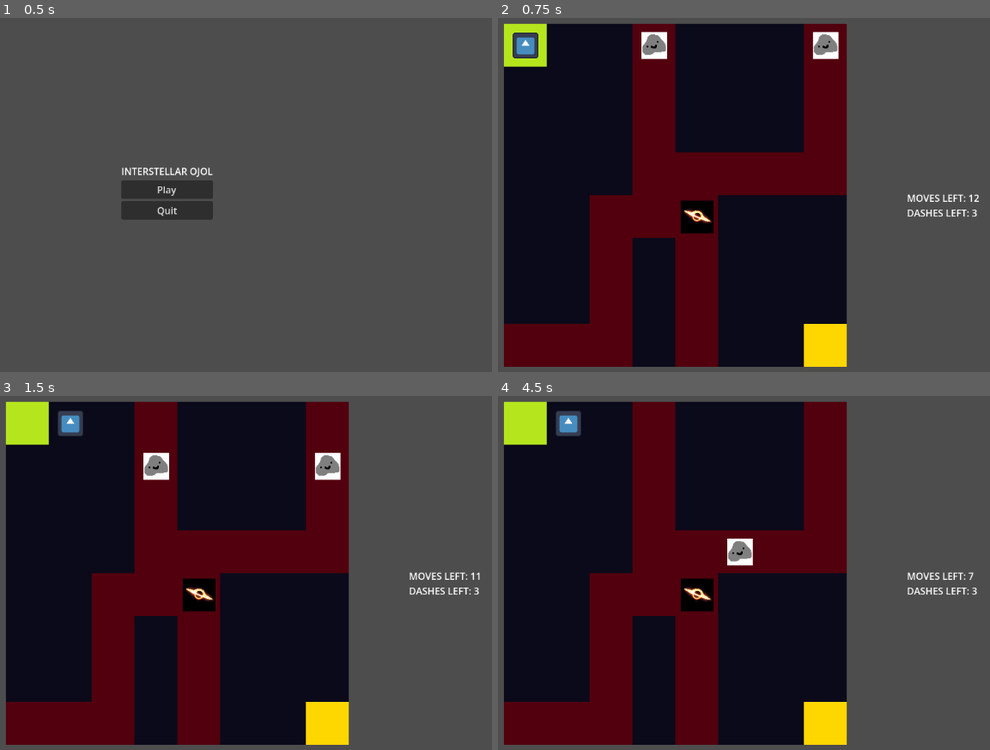
Above: before the commit, frames 1-4 (two rows, left to right).
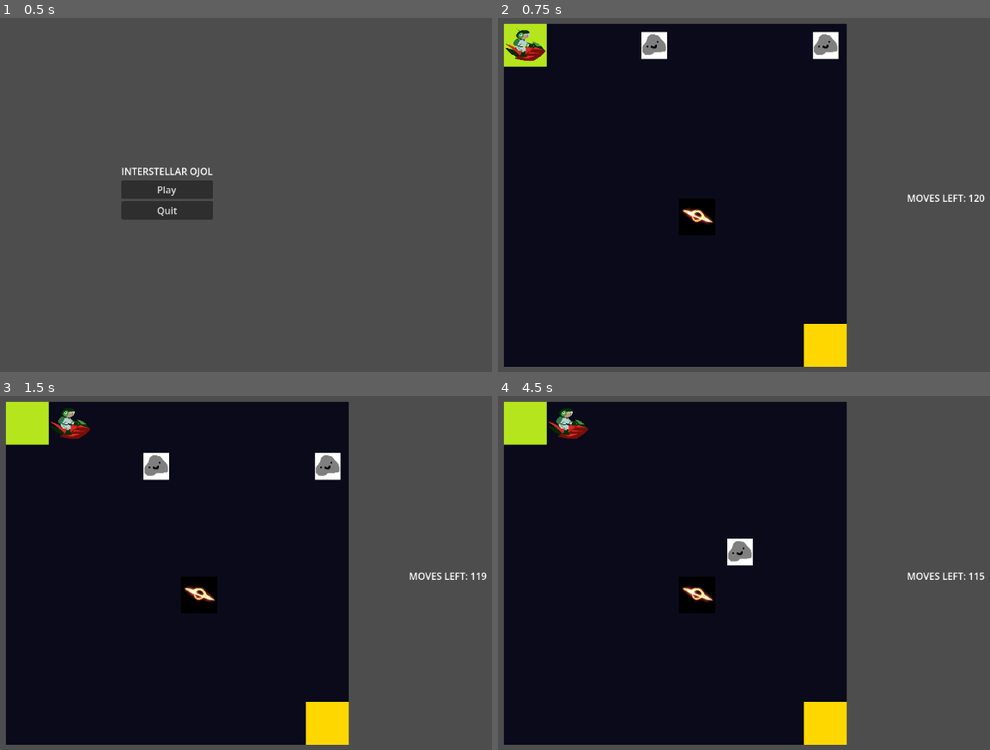
Above: after the commit, the same moments.

Repository: XilefEel/gameseed-2026
Game: Godot game, scene res://scenes/MainMenu.tscn
The game is run twice, just before and just after one commit, with the same random seed, the same clock (stepped at 60 frames per second) and the same inputs. The engine's default icon, where the game draws it, is replaced by a stand-in: a white triangle on a blue panel in a dark square.
Inputs:
- Up to frame 1 (0.5 s): no input
- Up to frame 2 (0.75 s): click "Play" at 0.5 s
- Up to frame 3 (1.5 s): tap Enter at 1.25 s; hold Right (ui_right) from 1.28 s (still down); hold E from 1.28 s (still down)
- Up to frame 4 (4.5 s): tap Shift at 1.55, 2.1, 3.05, 3.6 s; tap Space at 2, 3.5 s; release Right (ui_right) at 2.03 s; release E at 2.03 s; hold Down (ui_down) 2.03-2.78 s; tap E at 2.3, 3.8 s; tap Enter at 2.75, 4.25 s; hold Right (ui_right) 2.78-3.53 s; hold E 2.78-3.53 s; hold Up (ui_up) 3.53-4.28 s; hold Left (ui_left) from 4.28 s (still down); hold E from 4.28 s (still down)

Frame 1 is identical in both runs. In frame 2, 23% of the frame differs, in the area x 1-99%, y 1-99%; in frame 3, 23%; in frame 4, 23%.

Commit message:
added ojol sprite and updated player asteroid collision logic

Diff:
--- a/scenes/Game.tscn
+++ b/scenes/Game.tscn
@@ -4,7 +4,7 @@
 [ext_resource type="Texture2D" uid="uid://bhbpvkci3r5c2" path="res://assets/tileset-asset.png" id="2_aug50"]
 [ext_resource type="Script" uid="uid://bpjt5smbnexgg" path="res://scripts/menu/grid.gd" id="3_kiw3p"]
 [ext_resource type="Script" uid="uid://b6m0tarejb6be" path="res://scripts/player/player.gd" id="4_400sg"]
-[ext_resource type="Texture2D" uid="uid://ba65xjnhk3g8e" path="res://assets/icon.svg" id="5_g4kob"]
+[ext_resource type="Texture2D" uid="uid://wyx8olo8tifw" path="res://assets/ojol.png" id="5_3xj3m"]
 [ext_resource type="Script" uid="uid://cah2dtdv5libh" path="res://scripts/hazards/asteroid.gd" id="6_aug50"]
 [ext_resource type="Script" uid="uid://b4ohq4qldkrjm" path="res://scripts/player/player_hazards.gd" id="6_qy1jj"]
 [ext_resource type="Script" uid="uid://baqb4knnr630g" path="res://scripts/player/player_movement.gd" id="7_3xj3m"]
@@ -39,9 +39,9 @@
 script = ExtResource("4_400sg")
 
 [node name="Sprite2D" type="Sprite2D" parent="Grid/Player" unique_id=862988754]
-position = Vector2(-1.1920929e-07, 0)
-scale = Vector2(0.0756836, 0.0756836)
-texture = ExtResource("5_g4kob")
+position = Vector2(0, -9.536743e-07)
+scale = Vector2(0.006016007, 0.0060160058)
+texture = ExtResource("5_3xj3m")
 
 [node name="Hazards" type="Node" parent="Grid/Player" unique_id=1015663379]
 script = ExtResource("6_qy1jj")
@@ -69,8 +69,8 @@
 script = ExtResource("8_g4kob")
 
 [node name="Sprite2D" type="Sprite2D" parent="Grid/Blackhole" unique_id=1859737492]
-position = Vector2(0, 1.1920929e-07)
-scale = Vector2(0.04899998, 0.04899998)
+position = Vector2(0, -1.4901161e-08)
+scale = Vector2(0.05425, 0.05425)
 texture = ExtResource("9_qy1jj")
 
 [node name="Camera2D" type="Camera2D" parent="." unique_id=801784990]
@@ -85,10 +85,3 @@
 offset_right = 1085.0
 offset_bottom = 344.0
 text = "MOVES LEFT:"
-
-[node name="DashesLeft" type="Label" parent="UI" unique_id=858241789]
-offset_left = 978.0
-offset_top = 346.0
-offset_right = 1059.0
-offset_bottom = 369.0
-text = "DASHES LEFT:"
--- a/scripts/hazards/asteroid.gd
+++ b/scripts/hazards/asteroid.gd
@@ -10,11 +10,11 @@
 func _ready() -> void:
 	add_to_group("asteroids")
 	position = grid.map_to_local(path[0])
-	grid.mark_asteroid_path(path)
+	# grid.mark_asteroid_path(path)
 
 
 func step() -> void:
-	path_index = (path_index + 1) % path.size()  # loops
+	path_index = (path_index + 1) % path.size()
 	position = grid.map_to_local(path[path_index])
 
 
--- a/scripts/player/player.gd
+++ b/scripts/player/player.gd
@@ -5,36 +5,25 @@
 @onready var movement: PlayerMovement = $Movement
 
 @onready var move_label := $"../../UI/MovesLeft"
-@onready var dashes_label := $"../../UI/DashesLeft"
 
 const MOVE_SPEED := 200.0
 var is_moving := false
 var current_cell := Vector2i.ZERO
 
-var moves_left := 12 :
+var moves_left := 120 :
 	set(value):
 		moves_left = value
 		move_label.text = "MOVES LEFT: %d" % moves_left
-
-var dashes_left := 3 :
-	set(value):
-		dashes_left = value
-		dashes_label.text = "DASHES LEFT: %d" % dashes_left
 
 
 func _ready() -> void:
 	current_cell = grid.start_cell
 	position = grid.map_to_local(current_cell)
 	moves_left = moves_left
-	dashes_left = dashes_left
 
 
 func _unhandled_input(event) -> void:
 	if is_moving:
-		return
-
-	if Input.is_physical_key_pressed(KEY_E):
-		movement.recharge()
 		return
 
 	var dir := Vector2i.ZERO
--- a/scripts/player/player_hazards.gd
+++ b/scripts/player/player_hazards.gd
@@ -15,21 +15,14 @@
 	player = get_parent()
 
 
-func step_asteroids() -> Dictionary:
-	var prev_cells := {}
-
+func step_asteroids() -> void:
 	for a in asteroids:
-		prev_cells[a] = a.get_cell()
 		a.step()
 
-	return prev_cells
 
-func check_asteroid_collisions(prev_cells: Dictionary, cell: Vector2i) -> bool:
+func is_asteroid_at(cell: Vector2i) -> bool:
 	for a in asteroids:
-		var hit = a.get_cell() == cell
-		var swapped = prev_cells[a] == cell
-
-		if hit or swapped:
+		if a.get_cell() == cell:
 			return true
 
 	return false
@@ -60,10 +53,10 @@
 
 
 func game_over() -> void:
-	await get_tree().create_timer(0.3).timeout
+	await get_tree().create_timer(0.2).timeout
 	get_tree().change_scene_to_file("res://scenes/GameOver.tscn")
 
 
 func win() -> void:
-	await get_tree().create_timer(0.3).timeout
+	await get_tree().create_timer(0.2).timeout
 	get_tree().change_scene_to_file("res://scenes/Win.tscn")
--- a/scripts/player/player_movement.gd
+++ b/scripts/player/player_movement.gd
@@ -27,10 +27,11 @@
 
 	await move_to_cell(next)
 
-	var prev_cells = hazards.step_asteroids()
-	if hazards.check_asteroid_collisions(prev_cells, player.current_cell):
+	if hazards.is_asteroid_at(player.current_cell):
 		await hazards.game_over()
 		return
+
+	hazards.step_asteroids()
 
 	if !try_consume_move():
 		return
@@ -70,19 +71,24 @@
 
 
 func dash(dir: Vector2i) -> void:
-	if player.dashes_left <= 0 or player.moves_left <= 0:
+	if player.moves_left <= 0:
 		return
 
 	var dash_path := []
+	var dash_length = 2 if hazards.is_in_red_zone(player.current_cell) else 3
 	var curve := Vector2i.ZERO
-	var dash_length = 2 if hazards.is_in_red_zone(player.current_cell) else 3
 
+	var found_blackhole := false
 	for b in hazards.blackholes:
+		if found_blackhole:
+			break
+
 		for i in range(1, dash_length + 1):
 			var path_cell = player.current_cell + dir * i
 
 			if b.is_yellow_zone(path_cell) or b.is_red_zone(path_cell):
 				curve = get_curve_direction(dir, b.cell)
+				found_blackhole = true
 				break
 
 	if curve == Vector2i.ZERO:
@@ -101,22 +107,20 @@
 				player.current_cell + dir * 2 + curve
 			]
 
-	var _prev_cells = hazards.step_asteroids()
-
 	for cell in dash_path:
 		if not grid.is_in_bounds(cell) or grid.is_wall(cell) or hazards.is_on_blackhole(cell):
 			await move_to_cell(cell if grid.is_in_bounds(cell) else dash_path[-2])
 			await hazards.game_over()
 			return
 
-		for a in hazards.asteroids:
-			if a.get_cell() == cell:
-				await move_to_cell(cell)
-				await hazards.game_over()
-				return
+		if hazards.is_asteroid_at(cell):
+			await move_to_cell(cell)
+			await hazards.game_over()
+			return
 
 	await move_to_cell(dash_path[-1])
-	player.dashes_left -= 1
+
+	hazards.step_asteroids()
 
 	if !try_consume_move():
 		return
@@ -127,26 +131,6 @@
 	if player.moves_left <= 0:
 		await hazards.game_over()
 		return
-
-
-func recharge() -> void:
-	if player.dashes_left >= 3 or player.moves_left <= 0:
-		return
-
-	var prev_cells = hazards.step_asteroids()
-	if hazards.check_asteroid_collisions(prev_cells, player.current_cell):
-		await hazards.game_over()
-		return
-
-	if hazards.is_in_red_zone(player.current_cell):
-		await get_sucked_in()
-		return
-
-	player.dashes_left += 1
-	player.moves_left -= 1
-
-	if player.moves_left <= 0:
-		await hazards.game_over()
 
 
 func get_curve_direction(dir: Vector2i, blackhole: Vector2i) -> Vector2i:
@@ -177,5 +161,7 @@
 				duration
 			).finished
 
+			break
+
 	player.is_moving = false
 	await hazards.game_over()
Binary file added: assets/ojol.png
Not shown, added: assets/ojol.png.import
